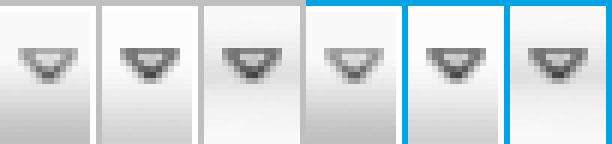
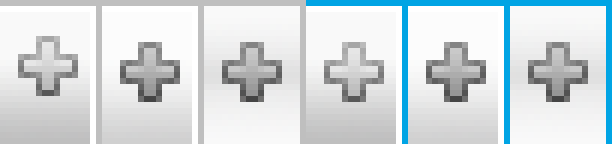
Two versions of the same layered image (w=612, h=144). Layer-by-layer changes:
added layer "icons-add" above "icons-search" over [18, 36, 588, 102]
hid "icons-default" over [18, 48, 588, 84]
